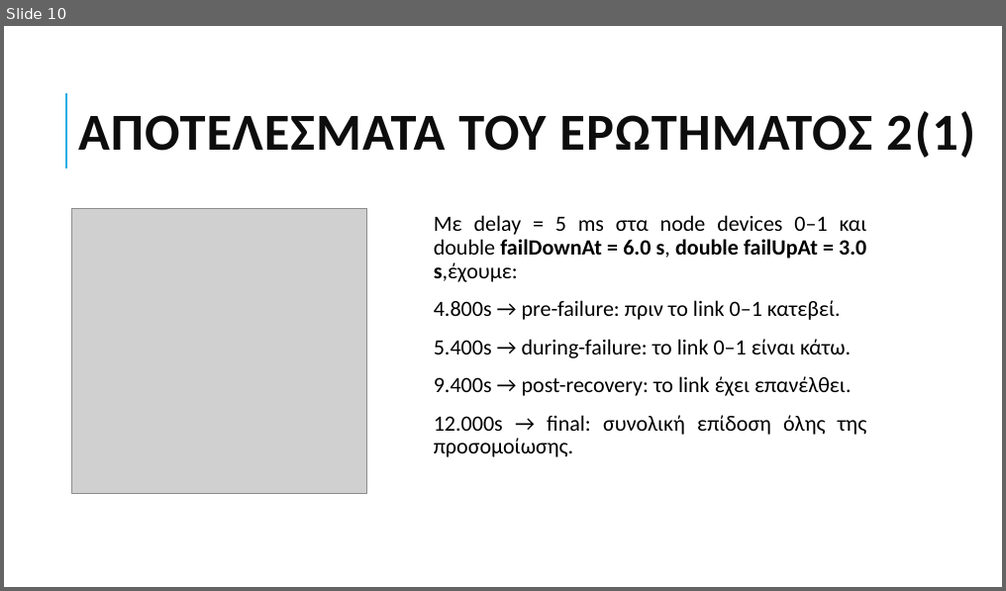
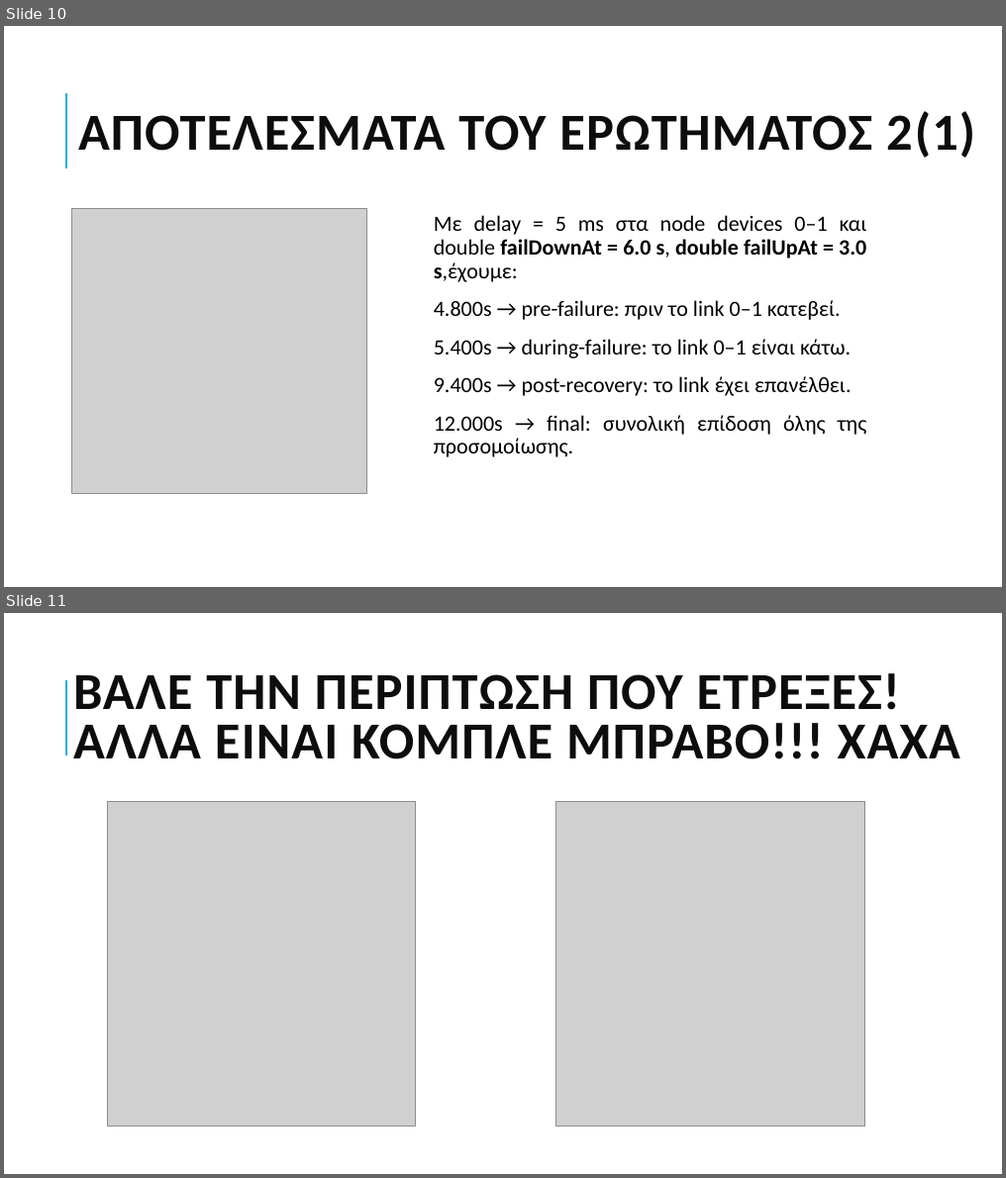
Before and after one commit to grgmyl/Ns3Project, a slide deck: Presentations/Ns-3_presentation_F.pptx. Shown one above the other, each under a label of ours: slide 10 before the commit, slides 10 and 11 after it. The pictures are 1006x591 and 1006x1178 pixels, drawn with LibreOffice and Linux fonts; fonts in the diff are those of the drawing; grey boxes stand for pictures. Boxes give left, top, right and bottom in pixels: in the first picture for what was removed or moved away, otherwise in the second. Text is boxed around its words. In the diff, an @@ line names an element or a change of style, - is before the commit and + after.

```diff
--- a/Presentations/Ns-3_presentation_F.pptx
+++ b/Presentations/Ns-3_presentation_F.pptx
@@ slide 11 added at bbox=[4, 613, 1002, 1174], background #FFFFFF; not listed: 1 template element that a slide beside it also shows @@
@@ title added at bbox=[73, 673, 960, 760], 50 pt, text #0D0D0D, bold @@
+ΒΑΛΕ ΤΗΝ ΠΕΡΙΠΤΩΣΗ ΠΟΥ ΕΤΡΕΞΕΣ!
+ΑΛΛΑ ΕΊΝΑΙ ΚΟΜΠΛΕ ΜΠΡΑΒΟ!!! ΧΑΧΑ
@@ picture added at bbox=[107, 802, 416, 1127] @@
@@ picture added at bbox=[555, 802, 864, 1127] @@
```
Also in this commit, not shown: 4 slides changed, 3 other slides added, 3 slides removed.
